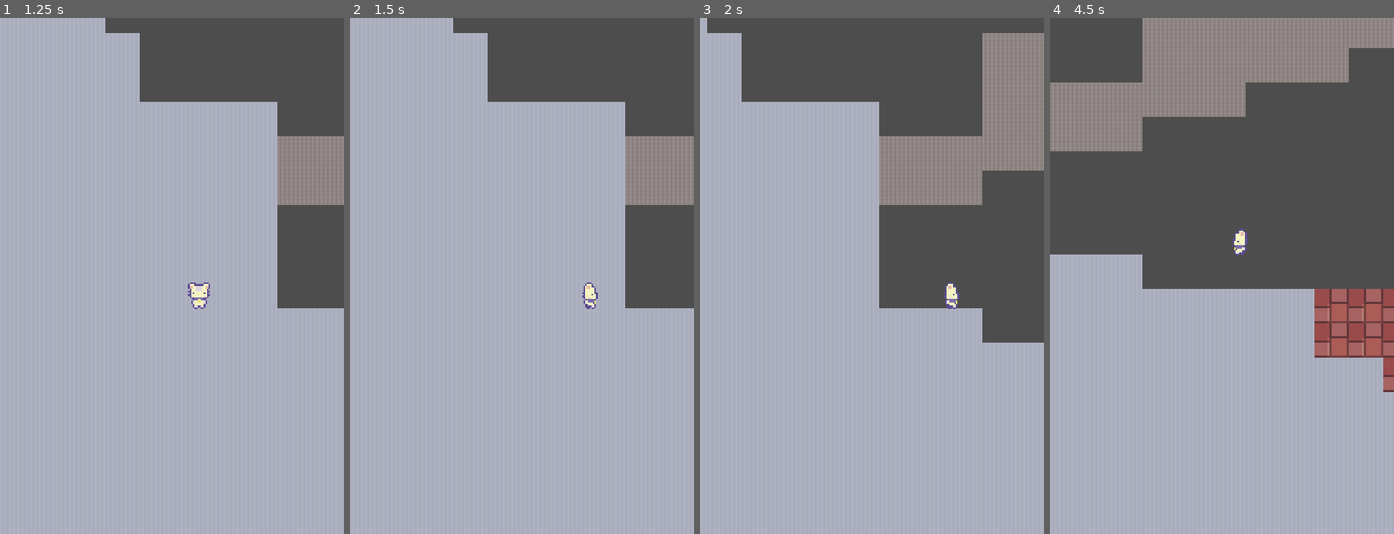
Above: before the commit, frames 1-4 (left to right).
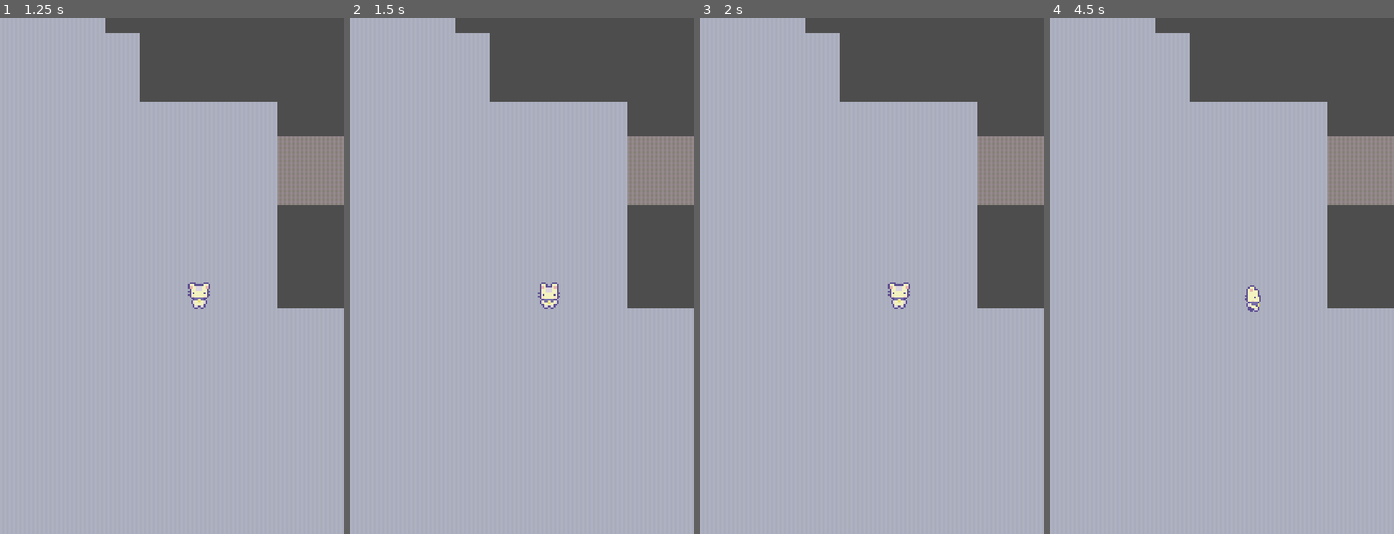
Above: after the commit, the same moments.

Repository: TebelR/devClubHack2025
Game: Godot game, scene res://main.tscn
Two runs of this game, one before a commit and one after it. Both use one fixed random seed, a clock stepped at 60 frames per second and the inputs below.
Inputs (mouse positions are in pixels of both pictures, inside the frame that each line leads up to):
- Up to frame 1 (1.25 s): click "Login" at 0.5 s
- Up to frame 2 (1.5 s): tap Enter (ui_accept) at 1.25, 1.35 s; move the mouse to (597, 250) at 1.27 s; hold Right (ui_right) from 1.28 s (still down)
- Up to frame 3 (2 s): keep holding Right (ui_right); tap Enter (ui_accept) at 1.52, 1.82 s
- Up to frame 4 (4.5 s): move the mouse to (1153, 301) at 2.02 s; release Right (ui_right) at 2.03 s; hold Down (ui_down) 2.03-2.78 s; tap Enter (ui_accept) at 2.1, 2.27, 2.57, 2.85, 3.6, 3.77, 4.07, 4.35 s; move the mouse to (1256, 162) at 2.77 s; hold Right (ui_right) 2.78-3.53 s; move the mouse to (1204, 379) at 3.52 s; hold Up (ui_up) 3.53-4.28 s; move the mouse to (1325, 353) at 4.27 s; hold Left (ui_left) from 4.28 s (still down)

Frame 1 is identical in both runs. In frame 2, 0.8% of the frame differs, in the area x 30-81%, y 0-57%; in frame 3, 22%; in frame 4, 47%, in the area x 0-100%, y 0-73%.

Commit message:
Player moves by mouse :)

Diff:
--- a/Characters/player.gd
+++ b/Characters/player.gd
@@ -4,8 +4,11 @@
 @onready var anim_player := $AnimationPlayer  # Get AnimationPlayer
 @onready var camera = $Camera2D
 
+var pos_tile: Vector2
+var pos_viewport: Vector2
+var tilemap = null
 
-const SPEED = 300.0
+const SPEED = 30#300.0
 var last_direction := "down"  # Store the last movement direction
 
 
@@ -18,32 +21,53 @@
 		camera.enabled = false
 
 
-func _physics_process(delta: float) -> void:
-	var direction := Vector2(
-		Input.get_axis("ui_left", "ui_right"),
-		Input.get_axis("ui_up", "ui_down")
-	)
+func _physics_process(_delta: float) -> void:
+	tilemap = get_parent().get_node("TileMapLayer")
+	if(tilemap):
+		var viewport = get_viewport_rect().size * 0.5
+		pos_tile = tilemap.local_to_map(global_position)
+		pos_viewport = global_position - viewport
 
-	velocity = direction * SPEED
+		var gyro = Input.get_gyroscope()
+		var direction := Vector2(
+			gyro.x,
+			gyro.y
+			)
 
-	# Play correct animation based on direction
-	if direction != Vector2.ZERO:
-		if direction.x > 0:
-			anim_player.play("move_right")
-			last_direction = "right"
-		elif direction.x < 0:
-			anim_player.play("move_left")
-			last_direction = "left"
-		elif direction.y > 0:
-			anim_player.play("move_down")
-			last_direction = "down"
-		elif direction.y < 0:
-			anim_player.play("move_up")
-			last_direction = "up"
-	else:
-		# Play idle animation based on last movement direction
-		if(anim_player):
-			anim_player.play("idle_" + last_direction)
+		if(gyro.x == 0 and gyro.y == 0 and gyro.z == 0):
+			var mouse_pos = get_viewport().get_mouse_position()
+			mouse_pos.x -= get_viewport_rect().size.x/2
+			mouse_pos.y -= get_viewport_rect().size.y/2
+			if((mouse_pos.x < get_viewport_rect().size.x*0.3 and mouse_pos.x>get_viewport_rect().size.x*-0.3) and (mouse_pos.y < get_viewport_rect().size.y*0.3 and mouse_pos.y > get_viewport_rect().size.y*-0.3)):
+				direction = Vector2(0,0)
+			else:
+				direction = (mouse_pos).normalized()
+
+
+		#print(pos_tile)
+		if Input.is_action_just_pressed("ui_accept"):
+			print("Space key pressed")
+
+		velocity = direction * SPEED
+
+		# Play correct animation based on direction
+		if direction != Vector2.ZERO:
+			if direction.x > 0:
+				anim_player.play("move_right")
+				last_direction = "right"
+			elif direction.x < 0:
+				anim_player.play("move_left")
+				last_direction = "left"
+			elif direction.y > 0:
+				anim_player.play("move_down")
+				last_direction = "down"
+			elif direction.y < 0:
+				anim_player.play("move_up")
+				last_direction = "up"
+		else:
+			# Play idle animation based on last movement direction
+			if(anim_player):
+				anim_player.play("idle_" + last_direction)
 
 	move_and_slide()
 
--- a/main.gd
+++ b/main.gd
@@ -64,14 +64,14 @@
 
 func set_portrait_mode():
 	var screen_size = Vector2(DisplayServer.screen_get_size())
-	if screen_size.x > screen_size.y:
+	if screen_size.x < screen_size.y:
 		DisplayServer.screen_set_orientation(DisplayServer.SCREEN_PORTRAIT)
 
 
 
 func set_landscape_mode():
 	var screen_size = Vector2(DisplayServer.screen_get_size())
-	if screen_size.x < screen_size.y:
+	if screen_size.x > screen_size.y:
 		DisplayServer.screen_set_orientation(DisplayServer.SCREEN_LANDSCAPE)
 
 
--- a/project.godot
+++ b/project.godot
@@ -29,3 +29,4 @@
 
 textures/canvas_textures/default_texture_filter=0
 renderer/rendering_method="mobile"
+textures/vram_compression/import_etc2_astc=true
Not shown, added: export_presets.cfg
